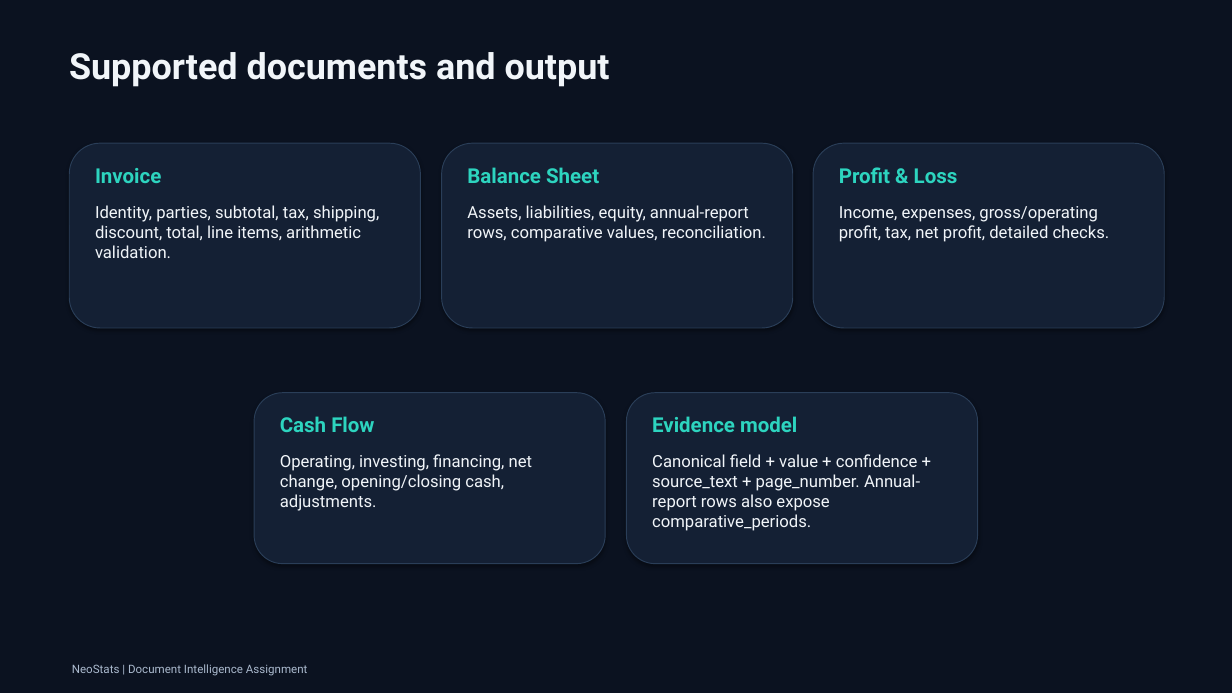
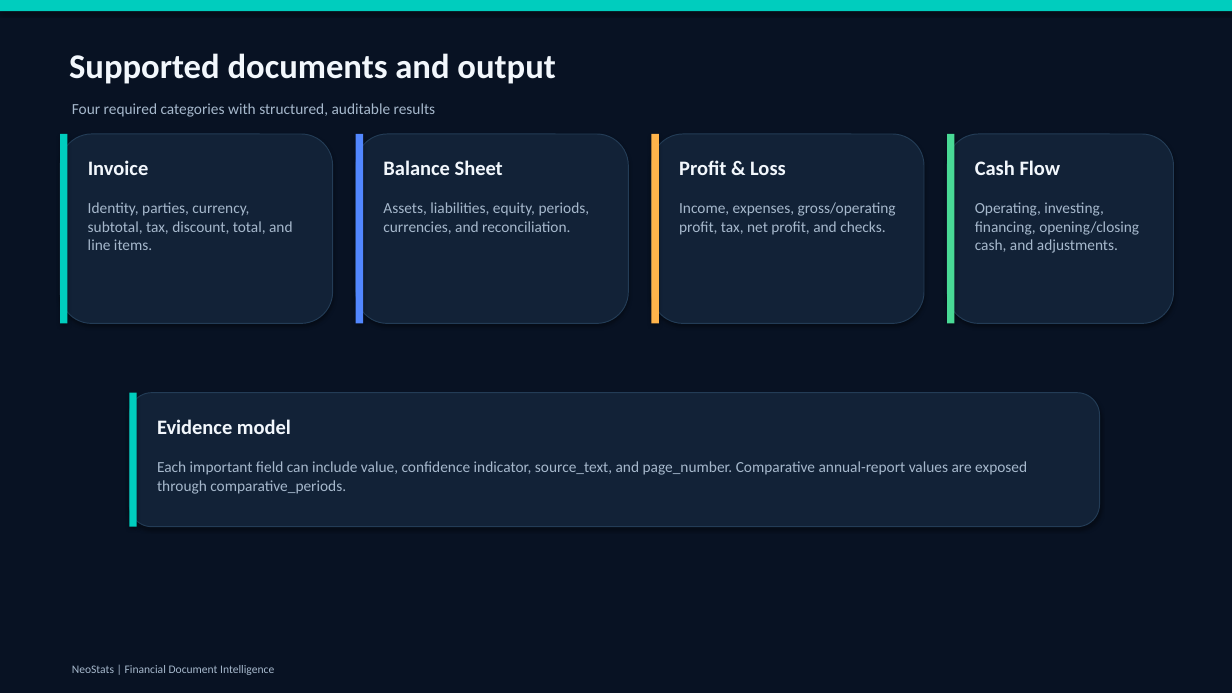
Before and after one commit to disharajwar350-wq/neostats-document-intelligence, a slide deck: slide 5 of Neostats/Neostats_Document_Intelligence_Presentation.pptx (slide 4 before the commit). Drawn at 1232x693 pixels with LibreOffice and Linux fonts; fonts in the diff are those of the drawing. Boxes give left, top, right and bottom in pixels: in the first picture for what was removed or moved away, otherwise in the second. Text is boxed around its words. In the diff, an @@ line names an element or a change of style, - is before the commit and + after.

```diff
--- a/Neostats/Neostats_Document_Intelligence_Presentation.pptx
+++ b/Neostats/Neostats_Document_Intelligence_Presentation.pptx
@@ background #0B1220 to #081223 @@
@@ rectangle added at [0,0,1232,11], fill #00CDBE @@
@@ text "Supported documents and output" at [69,53,555,84]: size 28 to 27 pt, font Roboto to Calibri, text colour #F1F5F9 to #F2F7FC @@
@@ text added at [72,103,436,117], 12 pt, text #A6B8CC @@
+Four required categories with structured, auditable results
@@ rounded rectangle: place and size @@
-rounded rectangle at [69,143,421,328]
+rounded rectangle at [60,134,333,323]
@@ rectangle added at [60,134,67,323], fill #00CDBE @@
@@ fill #142034 to #122237; outline #2A3E58 0.75 pt to #233C56 0.75 pt in 3 elements at [60,134,333,323], [947,134,1174,323], [356,134,628,323] @@
@@ rounded rectangle: place and size @@
-rounded rectangle at [442,143,793,328]
+rounded rectangle at [356,134,628,323]
@@ rectangle added at [356,134,363,323], fill #5287FF @@
@@ rounded rectangle added at [652,134,924,323], fill #122237, outline #233C56 0.75 pt @@
@@ rectangle added at [652,134,659,323], fill #FFB44B @@
@@ rounded rectangle: place and size @@
-rounded rectangle at [813,143,1165,328]
+rounded rectangle at [947,134,1174,323]
@@ rectangle added at [947,134,955,323], fill #49DA96 @@
@@ text "Invoice": place and size @@
-text "Invoice" at [95,168,161,183]
+text "Invoice" at [88,160,149,175]
@@ text "Balance Sheet": place and size @@
-text "Balance Sheet" at [467,167,599,183]
+text "Balance Sheet" at [383,160,503,175]
@@ text "Profit & Loss": place and size @@
-text "Profit & Loss" at [839,167,958,183]
+text "Profit & Loss" at [679,160,786,175]
@@ font Roboto to Calibri, text colour #2DD4BF to #F2F7FC; more space between paragraphs in 5 elements at [88,160,149,175], [383,160,503,175], [157,419,291,434], [679,160,786,175], [975,160,1061,175] @@
@@ text "Cash Flow": place and size @@
-text "Cash Flow" at [280,416,374,432]
+text "Cash Flow" at [975,160,1061,175]
@@ text at [88,202,293,250]: text changed; size 13 to 12 pt; font Roboto to Calibri; text colour #F1F5F9 to #A6B8CC @@
-Identity, parties, subtotal, tax, shipping, discount, total, line items, arithmetic validation.
+Identity, parties, currency, subtotal, tax, discount, total, and line items.
@@ text at [383,202,590,234]: text changed; size 13 to 12 pt; font Roboto to Calibri; text colour #F1F5F9 to #A6B8CC @@
-Assets, liabilities, equity, annual-report rows, comparative values, reconciliation.
+Assets, liabilities, equity, periods, currencies, and reconciliation.
@@ text at [679,202,896,235]: text changed; size 13 to 12 pt; font Roboto to Calibri; text colour #F1F5F9 to #A6B8CC @@
-Income, expenses, gross/operating profit, tax, net profit, detailed checks.
+Income, expenses, gross/operating profit, tax, net profit, and checks.
@@ text at [975,202,1139,253]: text changed; size 13 to 12 pt; font Roboto to Calibri; text colour #F1F5F9 to #A6B8CC @@
-Operating, investing, financing, net change, opening/closing cash, adjustments.
+Operating, investing, financing, opening/closing cash, and adjustments.
@@ rounded rectangle added at [129,393,1100,527], fill #122237, outline #233C56 0.75 pt @@
@@ rectangle added at [129,393,137,527], fill #00CDBE @@
@@ text "Evidence model": place and size @@
-text "Evidence model" at [652,416,797,432]
+text "Evidence model" at [157,419,291,434]
@@ rounded rectangle removed at [254,393,605,564] @@
@@ rounded rectangle removed at [627,393,978,564] @@
@@ text at [157,461,1027,494]: text changed; size 13 to 12 pt; font Roboto to Calibri; text colour #F1F5F9 to #A6B8CC @@
-Canonical field + value + confidence + source_text + page_number. Annual-report rows also expose comparative_periods.
+Each important field can include value, confidence indicator, source_text, and page_number. Comparative annual-report values are exposed through comparative_periods.
@@ text at [72,665,274,675]: text changed; font Roboto to Calibri; text colour #AAB9CD to #A6B8CC @@
-NeoStats | Document Intelligence Assignment
+NeoStats | Financial Document Intelligence
```
Also in this commit, not shown: 9 slides added, 7 slides removed.
